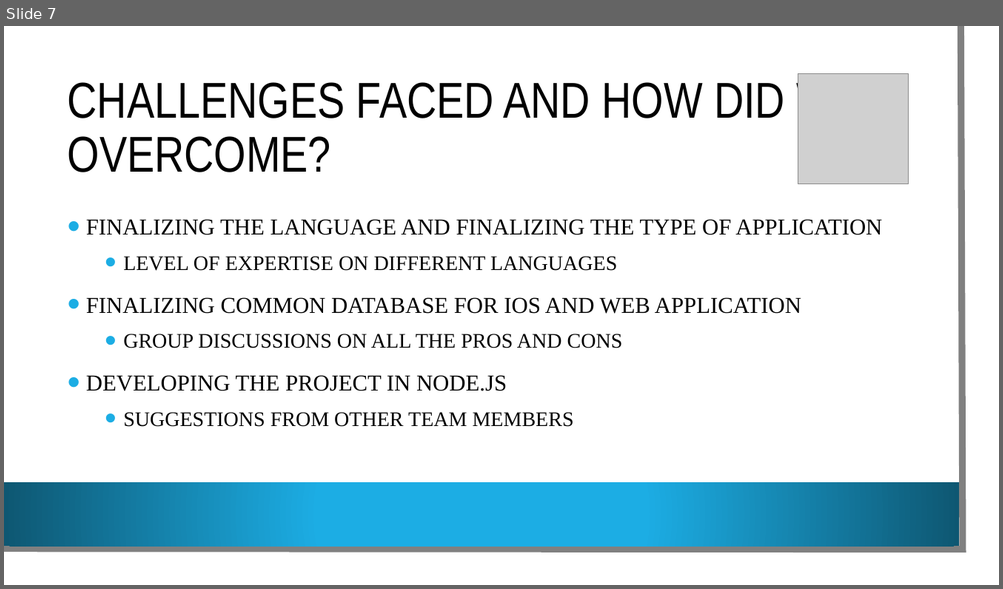
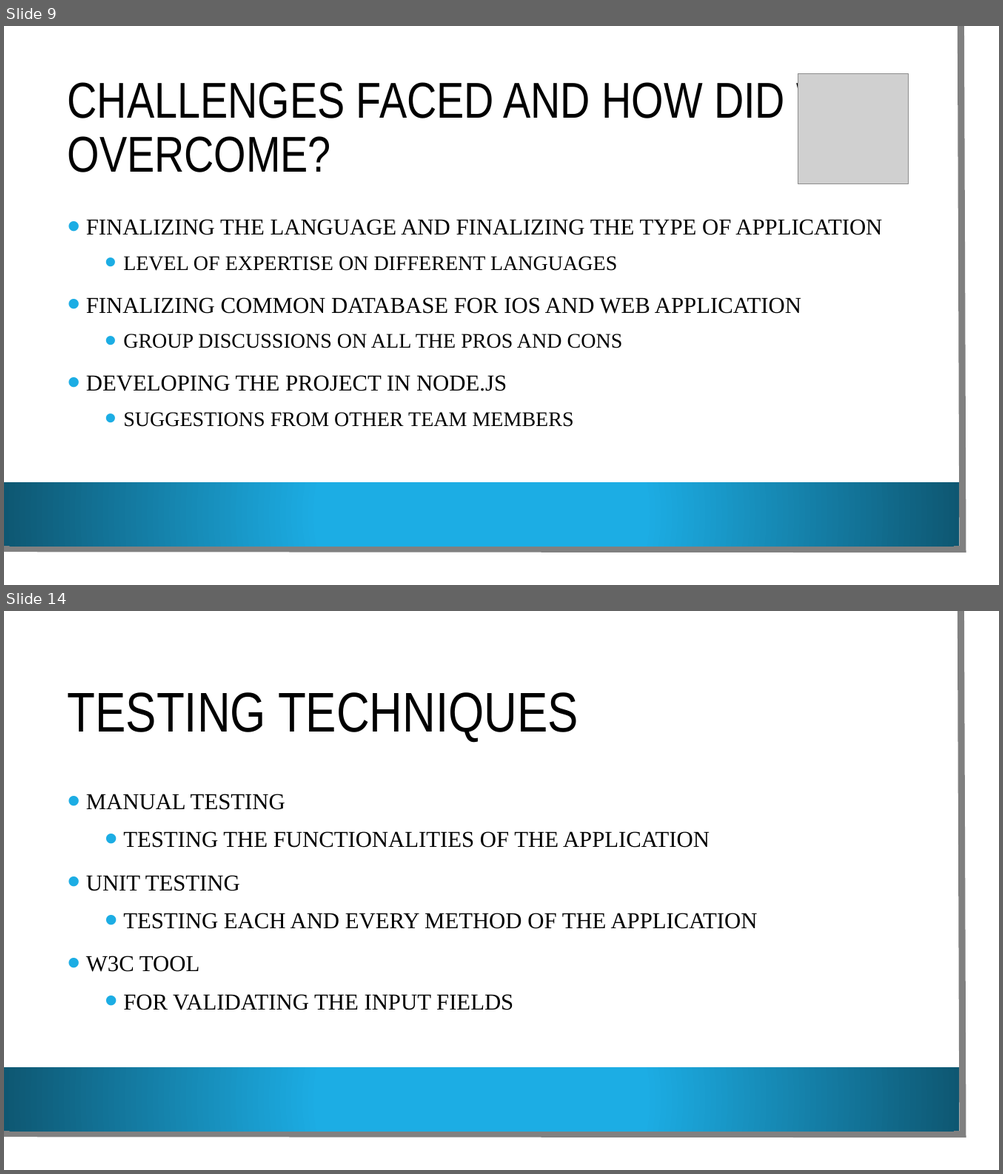
Before and after one commit to VamsiDevalla/Student-Attendance-Tracking, a slide deck: final ppt.pptx. Shown one above the other, each under a label of ours: slide 7 before the commit, slides 9 and 14 after it; the slides between them are not shown. The pictures are 1003x589 and 1003x1174 pixels, drawn with LibreOffice and Linux fonts; fonts in the diff are those of the drawing; grey boxes stand for pictures; background and template pictures are left out. Boxes give left, top, right and bottom in pixels: in the first picture for what was removed or moved away, otherwise in the second. Text is boxed around its words. In the diff, an @@ line names an element or a change of style, - is before the commit and + after.

```diff
--- a/final ppt.pptx
+++ b/final ppt.pptx
@@ slide 14 added at (4, 611, 999, 1170), background picture (left out); not listed: 3 template elements that a slide beside it also shows @@
@@ title added at (68, 692, 578, 743), 54 pt, text #000000 @@
+TESTING TECHNIQUES
@@ text added at (86, 794, 757, 1011), 22 pt, text #000000 @@
+• MANUAL TESTING
+  • TESTING THE FUNCTIONALITIES OF THE APPLICATION
+• UNIT TESTING
+  • TESTING EACH AND EVERY METHOD OF THE APPLICATION
+• W3C TOOL
+  • FOR VALIDATING THE INPUT FIELDS
@@ what was slide 7 is now slide 9 @@
```
Also in this commit, not shown: 9 slides changed, 3 other slides added.
